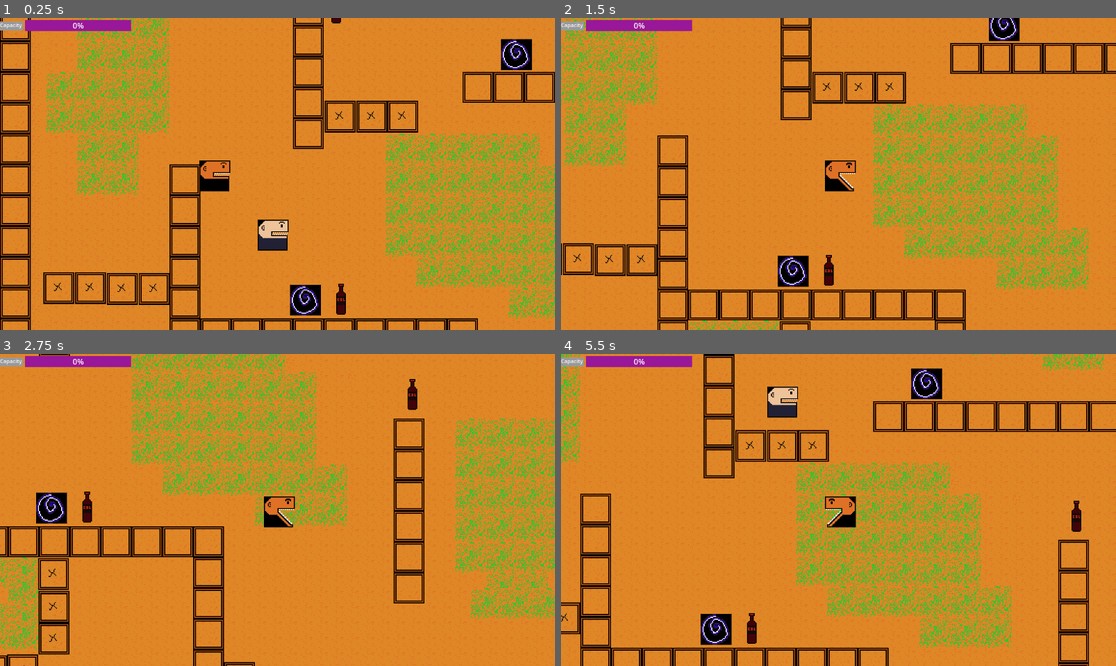
Above: before the commit, frames 1-4 (two rows, left to right).
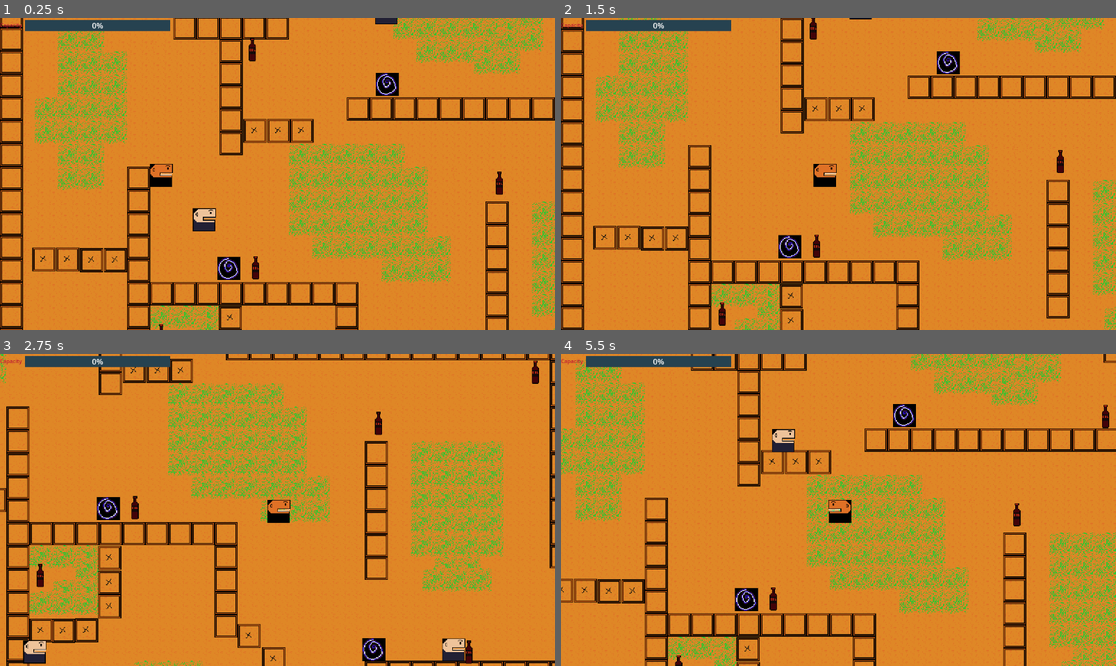
Above: after the commit, the same moments.

Repository: maltech0005-tech/Burper
Game: Godot game, scene res://scenes/game.tscn
Same seed, same stepped clock (60 frames per second), same inputs: the game is played once before the commit and once after it.
Inputs:
- Up to frame 1 (0.25 s): no input
- Up to frame 2 (1.5 s): tap Enter at 0.5 s; hold Right (right) 0.53-1.28 s; tap Alt at 0.6 s; hold Down (down) from 1.28 s (still down); tap Shift at 1.35 s
- Up to frame 3 (2.75 s): release Down (down) at 2.03 s; hold Right (right) from 2.03 s (still down); tap Alt at 2.1 s
- Up to frame 4 (5.5 s): release Right (right) at 2.78 s; hold Up (up) 2.78-3.53 s; tap Shift at 2.85, 4.35 s; hold Left (left) 3.53-5.03 s; tap Alt at 3.6, 5.1 s; hold Down (down) from 5.03 s (still down)

The runs differ from the first frame. In frame 1, 34% of the frame differs, in the area x 0-100%, y 0-100%; in frame 2, 31%; in frame 3, 30%; in frame 4, 31%.

Commit message:
updated capacity now capacity value increasing when drinking

Diff:
--- a/scenes/enemy.tscn
+++ b/scenes/enemy.tscn
@@ -141,10 +141,11 @@
 }]
 
 [sub_resource type="RectangleShape2D" id="RectangleShape2D_md0e3"]
-size = Vector2(70, 70)
+size = Vector2(32, 32)
 
 [node name="enemy" type="CharacterBody2D"]
-collision_mask = 2
+collision_layer = 5
+collision_mask = 6
 script = ExtResource("1_md0e3")
 
 [node name="NavigationAgent2D" type="NavigationAgent2D" parent="."]
@@ -160,5 +161,4 @@
 animation = &"cola"
 
 [node name="CollisionShape2D" type="CollisionShape2D" parent="."]
-position = Vector2(0, -3)
 shape = SubResource("RectangleShape2D_md0e3")
--- a/scenes/game.tscn
+++ b/scenes/game.tscn
@@ -1,14 +1,17 @@
-[gd_scene load_steps=7 format=3 uid="uid://rncjacungctb"]
+[gd_scene load_steps=8 format=3 uid="uid://rncjacungctb"]
 
 [ext_resource type="PackedScene" uid="uid://ckuqpwimxwb5x" path="res://scenes/player.tscn" id="1_uwrxv"]
+[ext_resource type="Script" uid="uid://d2kualnsgftb6" path="res://script/stats.gd" id="2_lnu2h"]
 [ext_resource type="PackedScene" uid="uid://cktap6qsgb131" path="res://scenes/lv_0.tscn" id="2_yqjtg"]
 
 [sub_resource type="StyleBoxFlat" id="StyleBoxFlat_lnu2h"]
-bg_color = Color(0.6, 0.09019608, 0.6, 1)
+bg_color = Color(0.14901961, 0.25882354, 0.3137255, 1)
 
 [sub_resource type="StyleBoxFlat" id="StyleBoxFlat_lbhrr"]
+bg_color = Color(0.4506541, 0.053416796, 0.17863235, 1)
 
 [sub_resource type="StyleBoxFlat" id="StyleBoxFlat_iywne"]
+bg_color = Color(0.6, 0.6, 0.6, 0.007843138)
 
 [sub_resource type="StyleBoxFlat" id="StyleBoxFlat_p57ef"]
 
@@ -20,29 +23,30 @@
 
 [node name="Camera2D" type="Camera2D" parent="player"]
 position = Vector2(-1.7715454, -1.7715607)
-zoom = Vector2(2, 2)
+zoom = Vector2(1.5, 1.5)
 limit_left = 0
 limit_top = 0
 limit_right = 1505
 limit_bottom = 864
-limit_smoothed = true
 
-[node name="CanvasLayer" type="CanvasLayer" parent="."]
+[node name="stats" type="CanvasLayer" parent="."]
+script = ExtResource("2_lnu2h")
 
-[node name="ProgressBar" type="ProgressBar" parent="CanvasLayer"]
+[node name="capacity" type="ProgressBar" parent="stats"]
 z_index = 9
 offset_left = 52.0
 offset_top = 4.0
-offset_right = 272.0
+offset_right = 353.0
 offset_bottom = 27.0
 theme_override_colors/font_color = Color(1, 1, 1, 1)
 theme_override_styles/background = SubResource("StyleBoxFlat_lnu2h")
 theme_override_styles/fill = SubResource("StyleBoxFlat_lbhrr")
 
-[node name="RichTextLabel" type="RichTextLabel" parent="CanvasLayer"]
+[node name="RichTextLabel" type="RichTextLabel" parent="stats"]
 offset_top = 7.0
 offset_right = 48.0
 offset_bottom = 26.0
+theme_override_colors/default_color = Color(0.7372549, 0.08235294, 0.20392157, 1)
 theme_override_font_sizes/normal_font_size = 11
 theme_override_styles/normal = SubResource("StyleBoxFlat_iywne")
 theme_override_styles/background = SubResource("StyleBoxFlat_p57ef")
--- a/scenes/player.tscn
+++ b/scenes/player.tscn
@@ -60,7 +60,15 @@
 "texture": SubResource("AtlasTexture_qlg0r")
 }],
 "loop": true,
-"name": &"default",
+"name": &"eating",
+"speed": 5.0
+}, {
+"frames": [{
+"duration": 1.0,
+"texture": SubResource("AtlasTexture_qlg0r")
+}],
+"loop": true,
+"name": &"idle",
 "speed": 5.0
 }]
 
@@ -81,8 +89,8 @@
 
 [node name="player_sprite" type="AnimatedSprite2D" parent="."]
 sprite_frames = SubResource("SpriteFrames_tuyoq")
-autoplay = "default"
-frame_progress = 0.74924225
+animation = &"idle"
+autoplay = "idle"
 
 [node name="CollisionShape2D" type="CollisionShape2D" parent="."]
 shape = SubResource("RectangleShape2D_fjrip")
--- a/script/cola.gd
+++ b/script/cola.gd
@@ -7,6 +7,7 @@
 var player= null
 var enemy = null
 var player_dir = Vector2.ZERO
+var is_player = false
 
 # Called when the node enters the scene tree for the first time.
 func _ready() -> void:
@@ -28,14 +29,18 @@
 
 func _on_drink_timer_timeout() -> void:
 	capacity-=0.5
+	if is_player:
+		player.cola_cap+=1
 	drink_timer.start(1)
 
 func _on_area_2d_body_entered(body: Node2D) -> void:
 	if body.is_in_group("player"):
+		is_player=true
 		if player.position>position:
 			rotate(1.57)
 		else:
 			rotate(-1.57)
+		player.player_sprite.play("eating")
 		player.drink_particles.visible=true
 		drink_timer.start()
 
@@ -49,6 +54,12 @@
 
 func _on_area_2d_body_exited(body: Node2D) -> void:
 	if body.is_in_group("player") or body.is_in_group("enemies"):
+		is_player=false
+		player.player_sprite.play("idle")
 		rotation=0
 		player.drink_particles.visible=false
 		drink_timer.stop()
+	if body.is_in_group("enemies"):
+		rotation=0
+		player.drink_particles.visible=false
+		drink_timer.stop()
--- a/script/player.gd
+++ b/script/player.gd
@@ -4,6 +4,7 @@
 const SPEED = 150.0
 @onready var drink_particles: AnimatedSprite2D = $drink_particles
 @onready var player_sprite: AnimatedSprite2D = $player_sprite
+var cola_cap = 0
 
 func _ready() -> void:
 	add_to_group("player")
--- a/script/portal.gd
+++ b/script/portal.gd
@@ -18,7 +18,7 @@
 func _process(_delta: float) -> void:
 	pass
 
-func _on_body_shape_entered(body_rid: RID, body: Node2D, body_shape_index: int, local_shape_index: int) -> void:
+func _on_body_shape_entered(_body_rid: RID, body: Node2D, _body_shape_index: int, _local_shape_index: int) -> void:
 	if body.is_in_group("player") and not is_on_cooldown:
 		var destination := get_random_portal()
 
--- /dev/null
+++ b/script/stats.gd
@@ -0,0 +1,14 @@
+extends CanvasLayer
+
+@onready var capacity: ProgressBar = $capacity
+@onready var rich_text_label: RichTextLabel = $RichTextLabel
+@onready var player = null
+# Called when the node enters the scene tree for the first time.
+func _ready() -> void:
+	player = get_tree().get_first_node_in_group("player")
+
+# Called every frame. 'delta' is the elapsed time since the previous frame.
+func _process(delta: float) -> void:
+	if not player:
+		return
+	capacity.value=player.cola_cap
Not shown, added: script/stats.gd.uid
